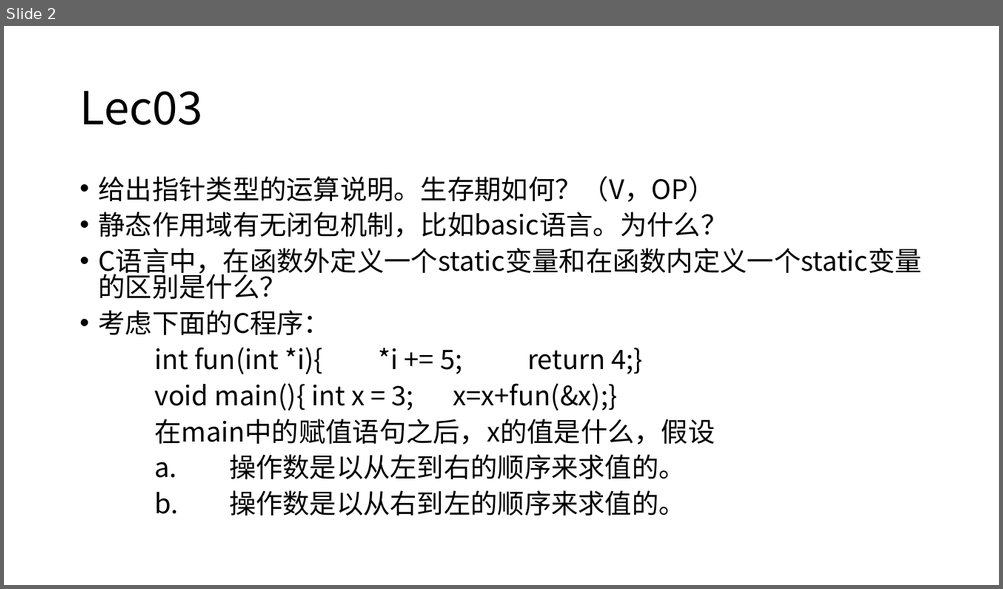
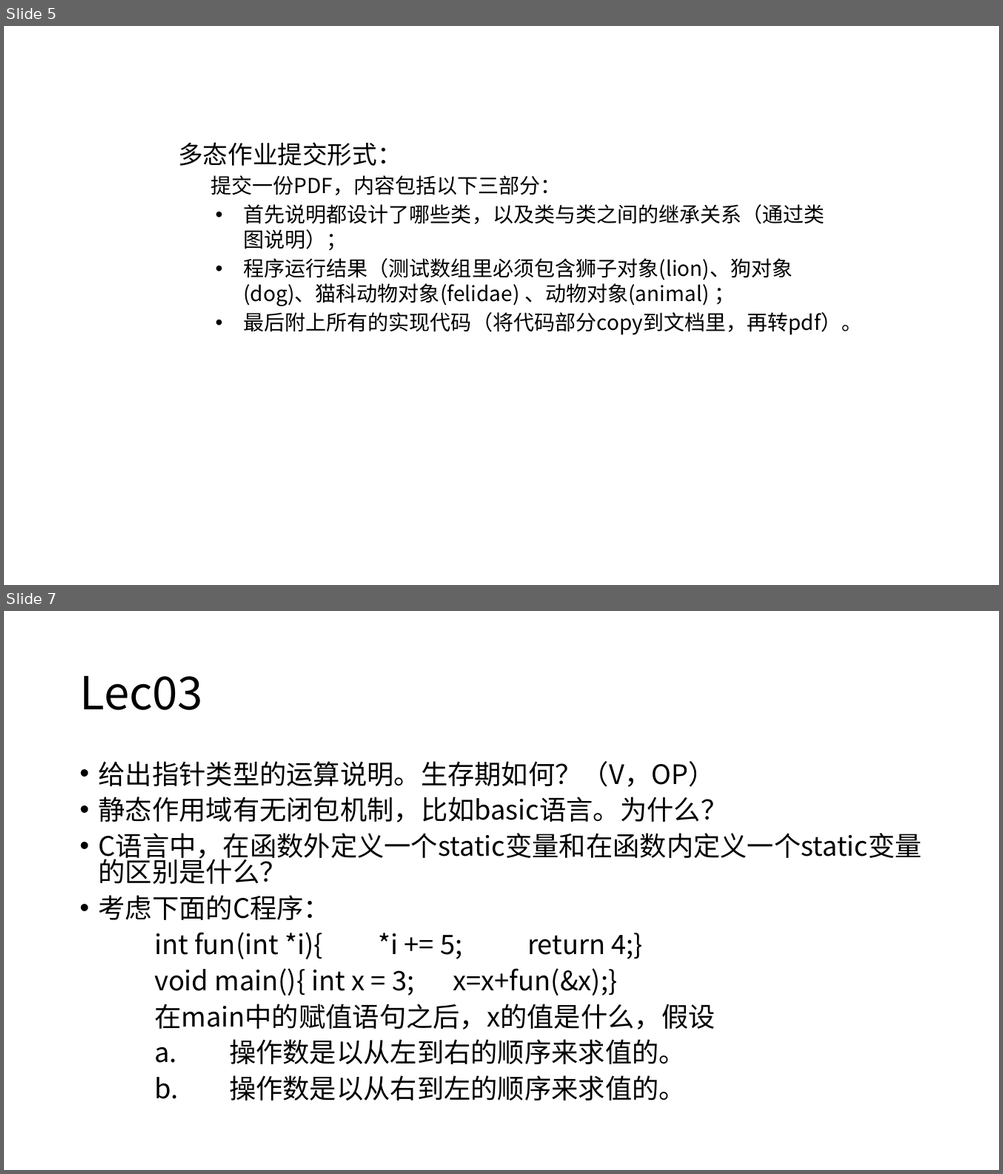
Before and after one commit to PatchouliJY/ZuoYe, a slide deck: 程序设计语言/作业.pptx. Shown one above the other, each under a label of ours: slide 2 before the commit, slides 5 and 7 after it; the slides between them are not shown. The pictures are 1003x589 and 1003x1174 pixels, drawn with LibreOffice and Linux fonts; fonts in the diff are those of the drawing. Boxes give left, top, right and bottom in pixels: in the first picture for what was removed or moved away, otherwise in the second. Text is boxed around its words. In the diff, an @@ line names an element or a change of style, - is before the commit and + after.

```diff
--- a/程序设计语言/作业.pptx
+++ b/程序设计语言/作业.pptx
@@ slide 5 added at [4, 26, 999, 585], background #FFFFFF @@
@@ text added at [178, 142, 862, 335], 20 pt, text #000000 @@
+多态作业提交形式：
+    提交一份PDF，内容包括以下三部分：
+      • 首先说明都设计了哪些类，以及类与类之间的继承关系（通过类图说明）；
+      • 程序运行结果（测试数组里必须包含狮子对象(lion)、狗对象(dog)、猫科动物对象(felidae) 、动物对象(animal) ；
+      • 最后附上所有的实现代码（将代码部分copy到文档里，再转pdf）。
@@ what was slide 2 is now slide 7 @@
```
Also in this commit, not shown: 4 other slides added, 1 other file.
